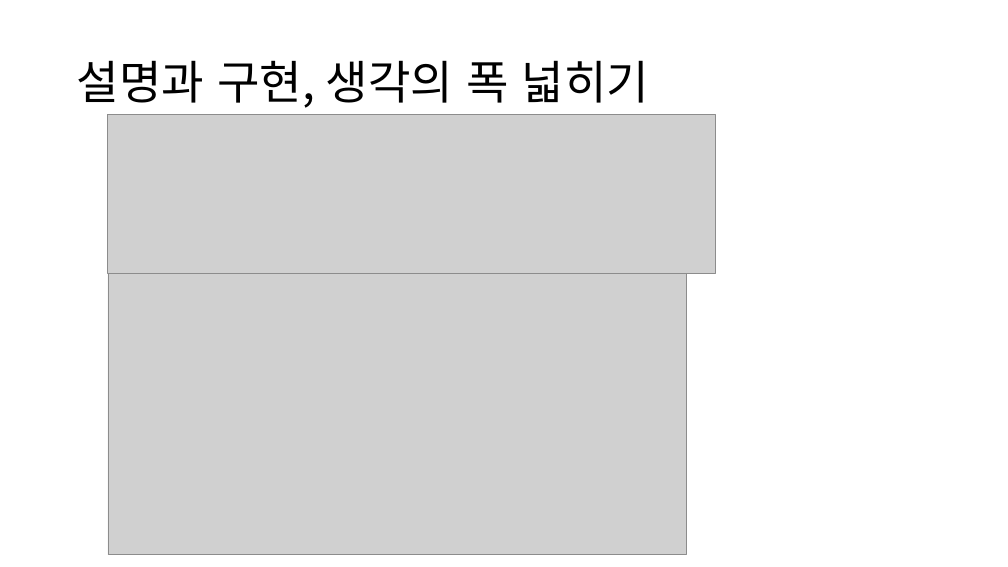
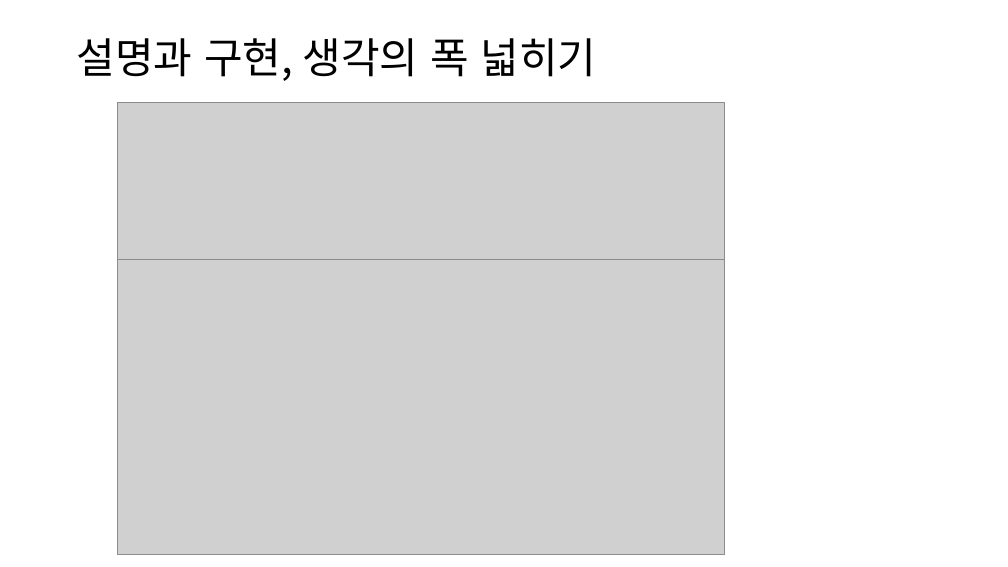
Before and after one commit to dknife/2022MLClass, a slide deck: slide 3 of LectureNotes/00_으뜸 머신러닝_강의자안내서.pptx. Drawn at 1008x567 pixels with LibreOffice and Linux fonts; fonts in the diff are those of the drawing; grey boxes stand for pictures. Boxes give left, top, right and bottom in pixels: in the first picture for what was removed or moved away, otherwise in the second. Text is boxed around its words. In the diff, an @@ line names an element or a change of style, - is before the commit and + after.

```diff
--- a/LectureNotes/00_으뜸 머신러닝_강의자안내서.pptx
+++ b/LectureNotes/00_으뜸 머신러닝_강의자안내서.pptx
@@ title "설명과 구현, 생각의 폭 넓히기" at bbox=[77, 38, 597, 81]: size 44 to 40 pt @@
@@ picture: place and size @@
-picture at bbox=[108, 114, 715, 273]
+picture at bbox=[117, 103, 724, 262]
@@ picture: place and size @@
-picture at bbox=[108, 274, 687, 555]
+picture at bbox=[117, 259, 724, 555]
```
Also in this commit, not shown: 7 other slides changed, 1 other file.
